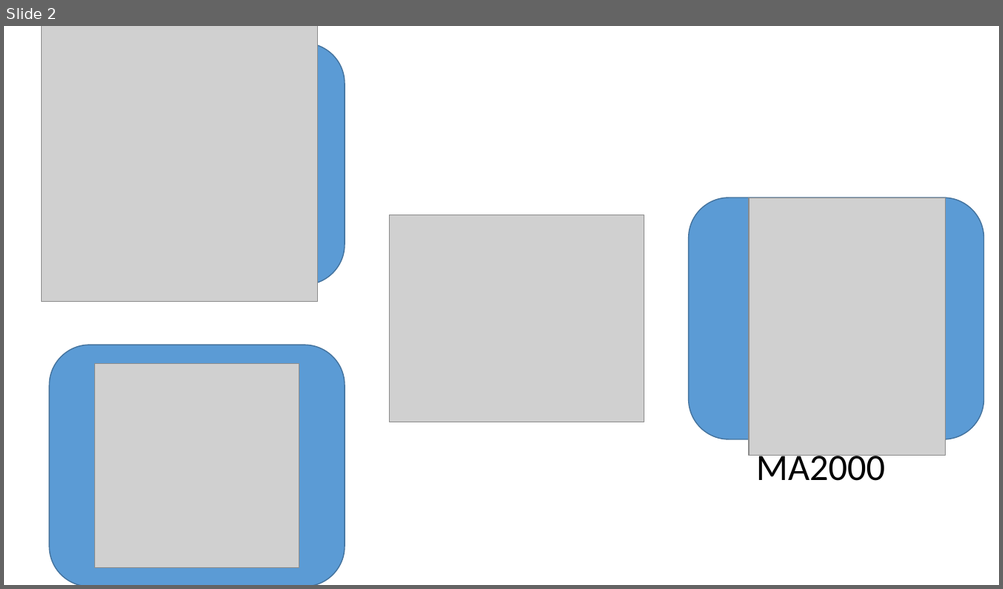
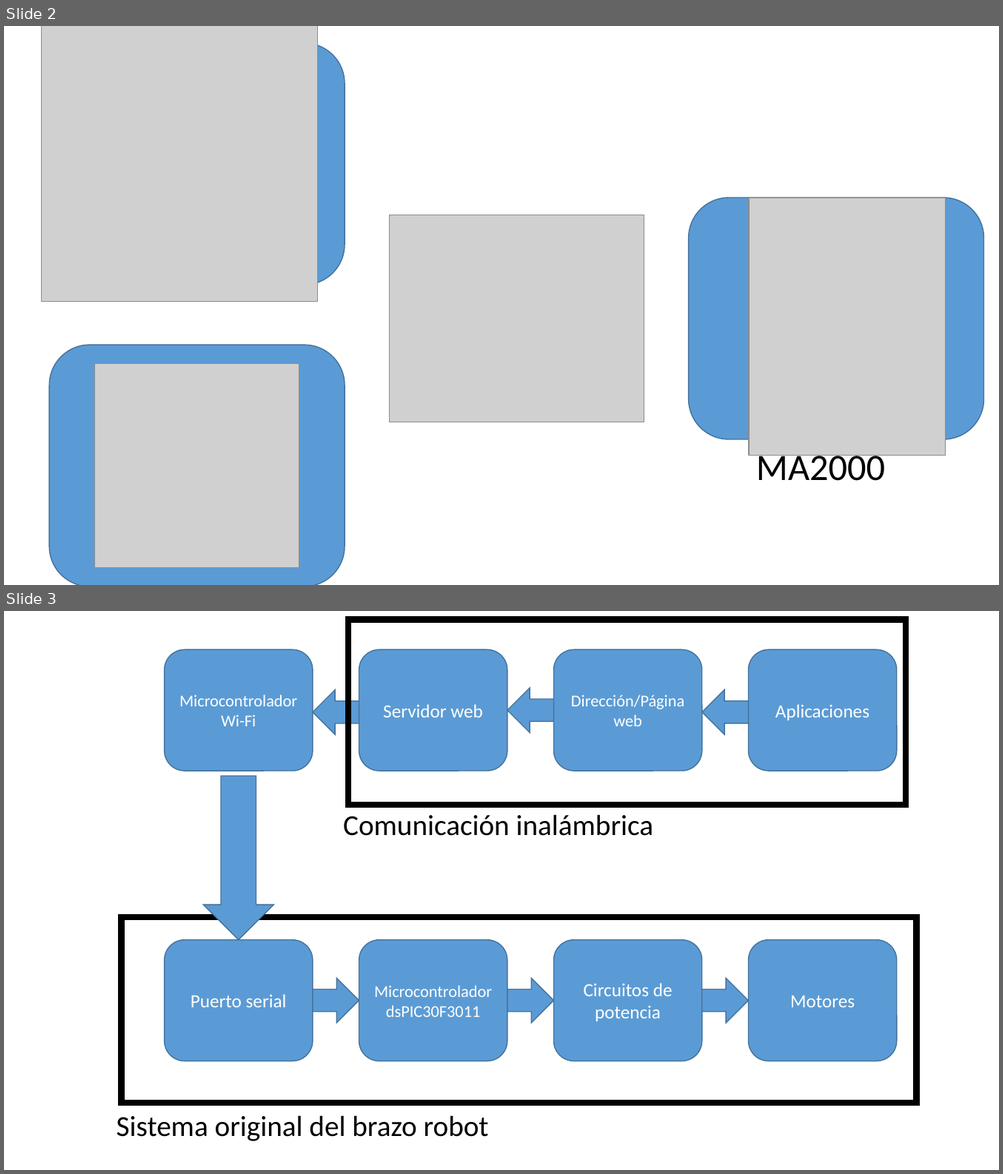
Before and after one commit to ism55/TesisBackUp, a slide deck: Diapositivas/TEG_1.pptx. Shown one above the other, each under a label of ours: slide 2 before the commit, slides 2 and 3 after it. The pictures are 1003x589 and 1003x1174 pixels, drawn with LibreOffice and Linux fonts; fonts in the diff are those of the drawing; grey boxes stand for pictures. Boxes give left, top, right and bottom in pixels: in the first picture for what was removed or moved away, otherwise in the second. Text is boxed around its words. In the diff, an @@ line names an element or a change of style, - is before the commit and + after.

```diff
--- a/Diapositivas/TEG_1.pptx
+++ b/Diapositivas/TEG_1.pptx
@@ slide 3 added at [4, 611, 999, 1170], background #FFFFFF @@
@@ rectangle added at [348, 619, 905, 805], outline #000000 6 pt @@
@@ rounded rectangle added at [165, 649, 313, 772], fill #5B9BD5, outline #43739E 1 pt, 16 pt, text #FFFFFF @@
+Microcontrolador
+Wi-Fi
@@ rounded rectangle added at [359, 649, 508, 772], fill #5B9BD5, outline #43739E 1 pt, 18 pt, text #FFFFFF @@
+Servidor web
@@ rounded rectangle added at [554, 649, 703, 772], fill #5B9BD5, outline #43739E 1 pt, 16 pt, text #FFFFFF @@
+Dirección/Página web
@@ rounded rectangle added at [748, 649, 897, 772], fill #5B9BD5, outline #43739E 1 pt, 18 pt, text #FFFFFF @@
+Aplicaciones
@@ left arrow added at [313, 690, 359, 735], fill #5B9BD5, outline #43739E 1 pt @@
@@ left arrow added at [508, 688, 554, 732], fill #5B9BD5, outline #43739E 1 pt @@
@@ left arrow added at [702, 690, 748, 735], fill #5B9BD5, outline #43739E 1 pt @@
@@ down arrow added at [203, 776, 273, 940], fill #5B9BD5, outline #43739E 1 pt @@
@@ text added at [343, 815, 653, 836], 28 pt, text #000000 @@
+Comunicación inalámbrica
@@ rectangle added at [121, 917, 916, 1103], outline #000000 6 pt @@
@@ rounded rectangle added at [165, 940, 313, 1062], fill #5B9BD5, outline #43739E 1 pt, 18 pt, text #FFFFFF @@
+Puerto serial
@@ rounded rectangle added at [359, 940, 508, 1062], fill #5B9BD5, outline #43739E 1 pt, 16 pt, text #FFFFFF @@
+Microcontrolador
+dsPIC30F3011
@@ rounded rectangle added at [554, 940, 703, 1062], fill #5B9BD5, outline #43739E 1 pt, 18 pt, text #FFFFFF @@
+Circuitos de potencia
@@ rounded rectangle added at [748, 940, 897, 1062], fill #5B9BD5, outline #43739E 1 pt, 18 pt, text #FFFFFF @@
+Motores
@@ left arrow added at [313, 979, 359, 1024], fill #5B9BD5, outline #43739E 1 pt @@
@@ left arrow added at [508, 979, 554, 1024], fill #5B9BD5, outline #43739E 1 pt @@
@@ left arrow added at [702, 979, 748, 1024], fill #5B9BD5, outline #43739E 1 pt @@
@@ text added at [116, 1116, 489, 1142], 28 pt, text #000000 @@
+Sistema original del brazo robot
```
Also in this commit, not shown: 5 other files.
